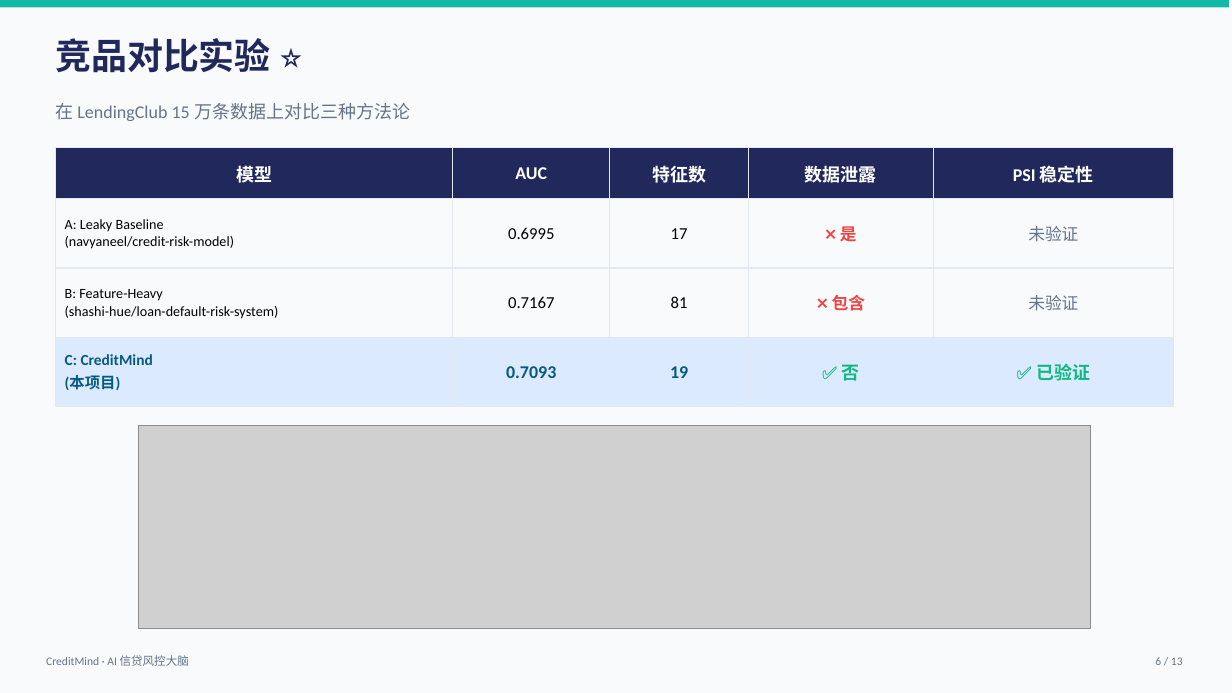
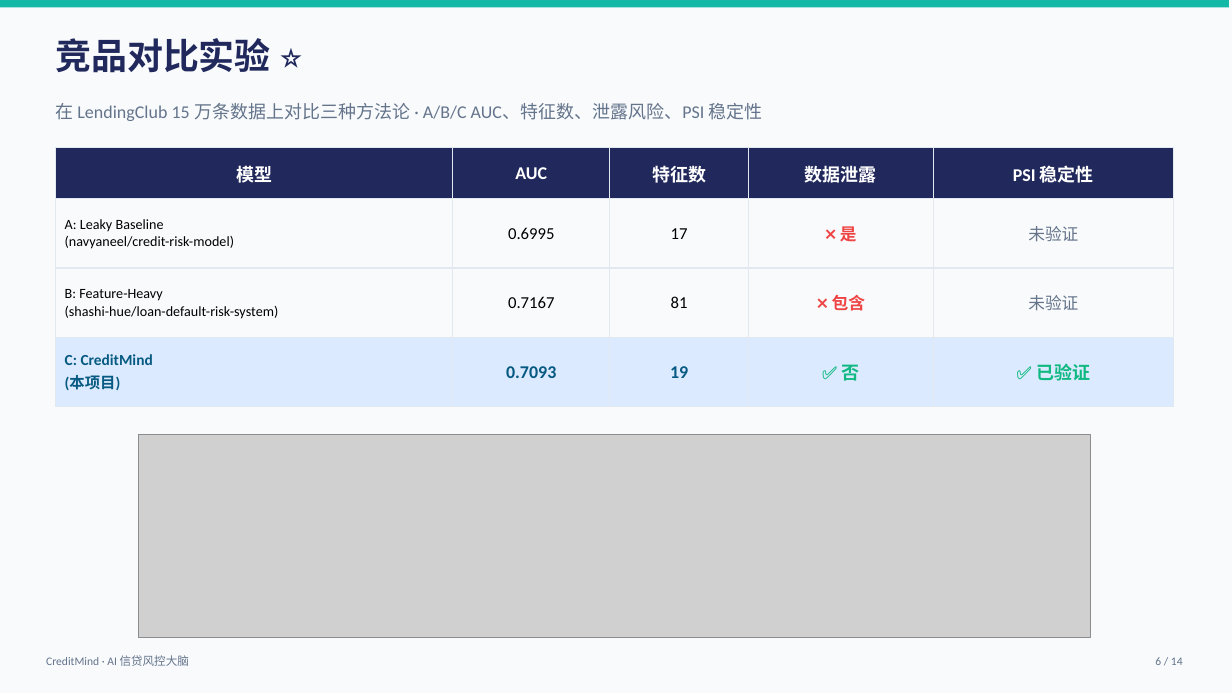
Before and after one commit to yinhy2008/CreditMind-Agent, a slide deck: slide 6 of CreditMind-Pitch-Deck.pptx. Drawn at 1232x693 pixels with LibreOffice and Linux fonts; fonts in the diff are those of the drawing; grey boxes stand for pictures. Boxes give left, top, right and bottom in pixels: in the first picture for what was removed or moved away, otherwise in the second. Text is boxed around its words. In the diff, an @@ line names an element or a change of style, - is before the commit and + after.

Commit message:
PPT v2: Slide 6 修复 + 新增 Slide 8 违约预测模型深度 (14 页)
- Slide 6: 副标题补充关键指标关键词
- Slide 8 (新): 方法论 5 步 + 模型架构 + Top6 特征 IV 榜
- 原 Slide 8 SHAP → Slide 9
- 原 Slide 9 Demo → Slide 10
- 团队→11 / Roadmap→12 / 短板→13 / 致谢→14
- 页脚 /13 → /14

```diff
--- a/CreditMind-Pitch-Deck.pptx
+++ b/CreditMind-Pitch-Deck.pptx
@@ text at bbox=[55, 103, 762, 121]: text changed @@
-在 LendingClub 15 万条数据上对比三种方法论
+在 LendingClub 15 万条数据上对比三种方法论 · A/B/C AUC、特征数、泄露风险、PSI 稳定性
@@ picture: place and size @@
-picture at bbox=[139, 425, 1091, 628]
+picture at bbox=[139, 434, 1091, 638]
@@ text at bbox=[1155, 657, 1183, 665]: text changed @@
-6 / 13
+6 / 14
```
Also in this commit, not shown: 9 other slides changed, 1 slide added, 1 other file.
